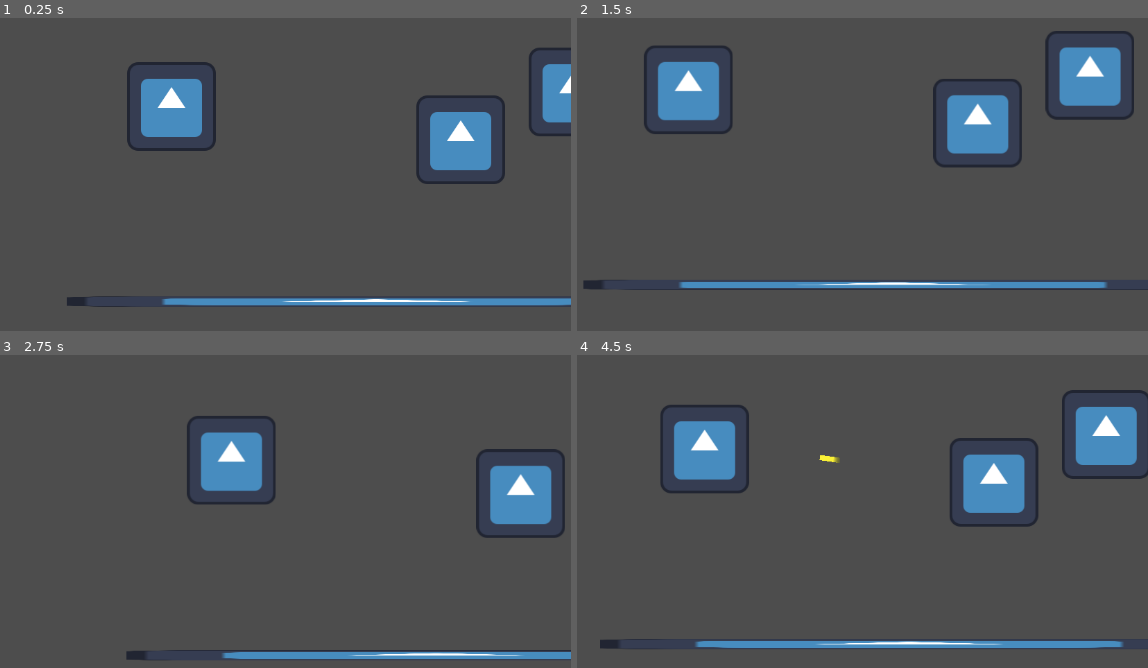
Above: before the commit, frames 1-4 (two rows, left to right).
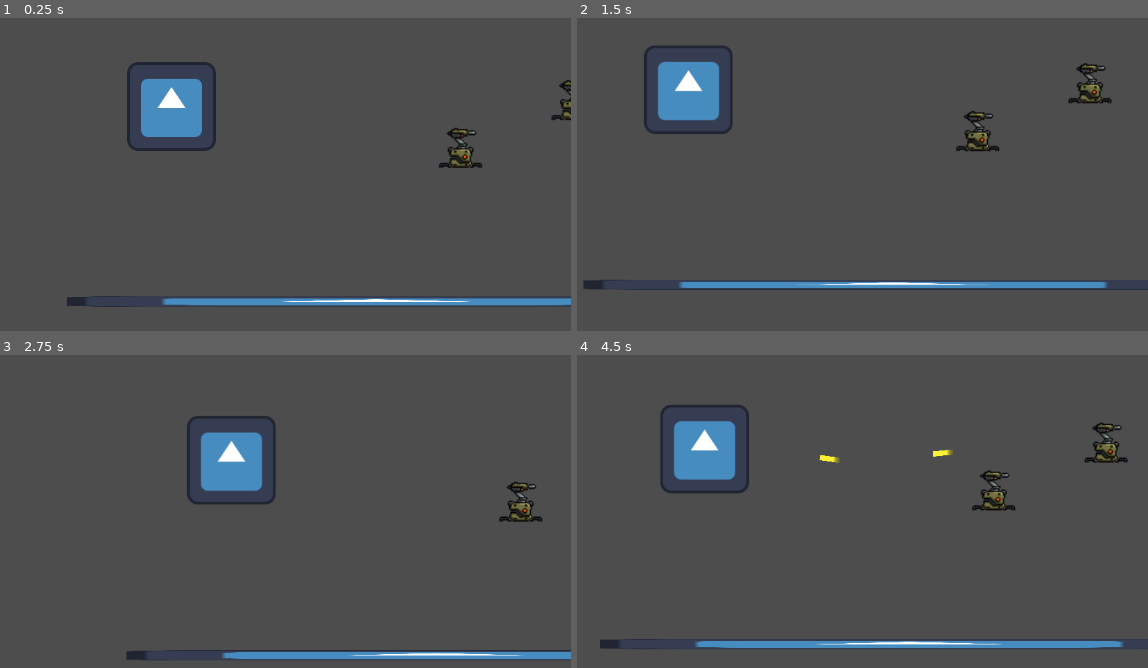
Above: after the commit, the same moments.

Repository: joseph-tighe/ricochet
Game: Godot game, scene res://node_2d.tscn
The game is run twice, just before and just after one commit, with the same random seed, the same clock (stepped at 60 frames per second) and the same inputs. This scene is started directly instead of the project's main scene. The engine's default icon, where the game draws it, is replaced by a stand-in: a white triangle on a blue panel in a dark square.
Inputs (mouse positions are in pixels of both pictures, inside the frame that each line leads up to):
- Up to frame 1 (0.25 s): no input
- Up to frame 2 (1.5 s): tap Enter at 0.5 s; move the mouse to (708, 196) at 0.52 s; hold Space (shoot) 0.53-1.28 s; hold W from 0.53 s (still down); move the mouse to (988, 174) at 1.27 s; tap Space (shoot) at 1.35 s
- Up to frame 3 (2.75 s): tap Enter at 2 s; move the mouse to (outside the picture) at 2.02 s; release W at 2.03 s; hold A from 2.03 s (still down); hold Space (shoot) from 2.03 s (still down)
- Up to frame 4 (4.5 s): move the mouse to (788, 442) at 2.77 s; release Space (shoot) at 2.78 s; tap Space (shoot) at 2.85, 4.35 s; move the mouse to (outside the picture) at 3.52 s; release A at 3.53 s; hold S 3.53-4.28 s; hold Space (shoot) 3.53-4.28 s; tap Enter at 4.25 s; move the mouse to (925, 420) at 4.27 s; hold D from 4.28 s (still down)

The runs differ from the first frame. In frame 1, 3.7% of the frame differs, in the area x 72-100%, y 9-54%; in frame 2, 5.3%, in the area x 62-98%, y 4-48%; in frame 3, 2.7%; in frame 4, 5.1%.
Error in both runs: Invalid assignment of property or key 'flip_h' with value of type 'bool' on a base object of type 'null instance'. (res://character_body_2d.gd:26)

Commit message:
now commiting

Diff:
--- a/enemy.tscn
+++ b/enemy.tscn
@@ -1,26 +1,79 @@
-[gd_scene load_steps=5 format=3 uid="uid://bcgvioxq6mx0r"]
+[gd_scene format=3 uid="uid://bcgvioxq6mx0r"]
 
 [ext_resource type="Script" uid="uid://dcnoxmpruwlrk" path="res://enemy.gd" id="1_4gyqm"]
-[ext_resource type="Texture2D" uid="uid://c01cmjanjkj66" path="res://icon.svg" id="1_7k104"]
-[ext_resource type="PackedScene" uid="uid://5esjwkfh1i8y" path="res://bullet.tscn" id="2_qi2p4"]
+[ext_resource type="PackedScene" path="res://bullet.tscn" id="2_qi2p4"]
+[ext_resource type="Texture2D" uid="uid://v6yancqi26rt" path="res://assets/turret/turret-sprites-head-shot-idle.png" id="3_epg4t"]
+[ext_resource type="Texture2D" uid="uid://b0dow4ekvided" path="res://assets/turret/turret-sprites-head-shot.png" id="4_3yqyl"]
+[ext_resource type="Texture2D" uid="uid://bcpsrbjqiymks" path="res://assets/turret/turret-sprites-body.png" id="5_wujgv"]
 
 [sub_resource type="RectangleShape2D" id="RectangleShape2D_4gyqm"]
-size = Vector2(128, 130)
+size = Vector2(61, 57)
 
-[node name="Node2D" type="Node2D"]
+[sub_resource type="AtlasTexture" id="AtlasTexture_hb8ge"]
+atlas = ExtResource("3_epg4t")
+region = Rect2(0, 0, 54, 23)
 
-[node name="Enemy" type="CharacterBody2D" parent="." groups=["enemy"]]
+[sub_resource type="AtlasTexture" id="AtlasTexture_e1ltt"]
+atlas = ExtResource("4_3yqyl")
+region = Rect2(0, 0, 54, 23)
+
+[sub_resource type="AtlasTexture" id="AtlasTexture_dxifv"]
+atlas = ExtResource("4_3yqyl")
+region = Rect2(54, 0, 54, 23)
+
+[sub_resource type="AtlasTexture" id="AtlasTexture_pwjut"]
+atlas = ExtResource("4_3yqyl")
+region = Rect2(108, 0, 54, 23)
+
+[sub_resource type="SpriteFrames" id="SpriteFrames_x2bv2"]
+animations = [{
+"frames": [{
+"duration": 1.0,
+"texture": SubResource("AtlasTexture_hb8ge")
+}],
+"loop": 1,
+"name": &"idle",
+"speed": 5.0
+}, {
+"frames": [{
+"duration": 1.0,
+"texture": SubResource("AtlasTexture_e1ltt")
+}, {
+"duration": 1.0,
+"texture": SubResource("AtlasTexture_dxifv")
+}, {
+"duration": 1.0,
+"texture": SubResource("AtlasTexture_pwjut")
+}],
+"loop": 1,
+"name": &"shoot",
+"speed": 20.0
+}]
+
+[node name="Node2D" type="Node2D" unique_id=1689262075]
+
+[node name="Enemy" type="CharacterBody2D" parent="." unique_id=839582995 groups=["enemy"]]
 script = ExtResource("1_4gyqm")
 Bullet = ExtResource("2_qi2p4")
 
-[node name="EnemySprite" type="Sprite2D" parent="Enemy"]
-position = Vector2(0, -1)
-texture = ExtResource("1_7k104")
-
-[node name="EnemyCollision" type="CollisionShape2D" parent="Enemy"]
-position = Vector2(-1, -2)
+[node name="EnemyCollision" type="CollisionShape2D" parent="Enemy" unique_id=1321819664]
+position = Vector2(-0.99999714, 11)
+scale = Vector2(1.0430862, 0.9825215)
 shape = SubResource("RectangleShape2D_4gyqm")
 
-[node name="EnemyMarker" type="Marker2D" parent="Enemy"]
+[node name="EnemyMarker" type="Marker2D" parent="Enemy" unique_id=2067883328]
 
-[node name="CooldownTimer" type="Timer" parent="Enemy"]
+[node name="CooldownTimer" type="Timer" parent="Enemy" unique_id=299863768]
+
+[node name="AnimatedSprite2D" type="AnimatedSprite2D" parent="Enemy" unique_id=1667077639]
+position = Vector2(1, -10)
+scale = Vector2(1.76, 1.76)
+sprite_frames = SubResource("SpriteFrames_x2bv2")
+animation = &"shoot"
+frame_progress = 0.1944444
+
+[node name="Sprite2D" type="Sprite2D" parent="Enemy" unique_id=688103572]
+position = Vector2(2.5200005, 10.360001)
+scale = Vector2(1.76, 1.76)
+texture = ExtResource("5_wujgv")
+hframes = 2
Binary file added: turret.png
